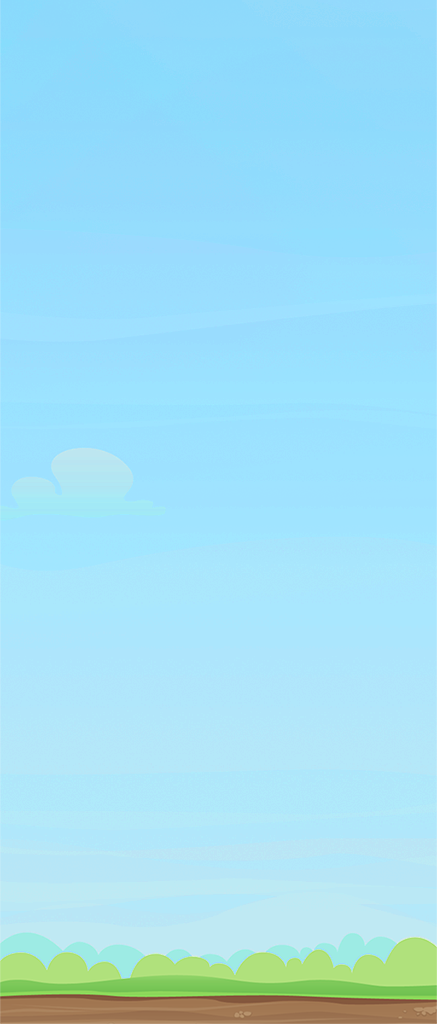
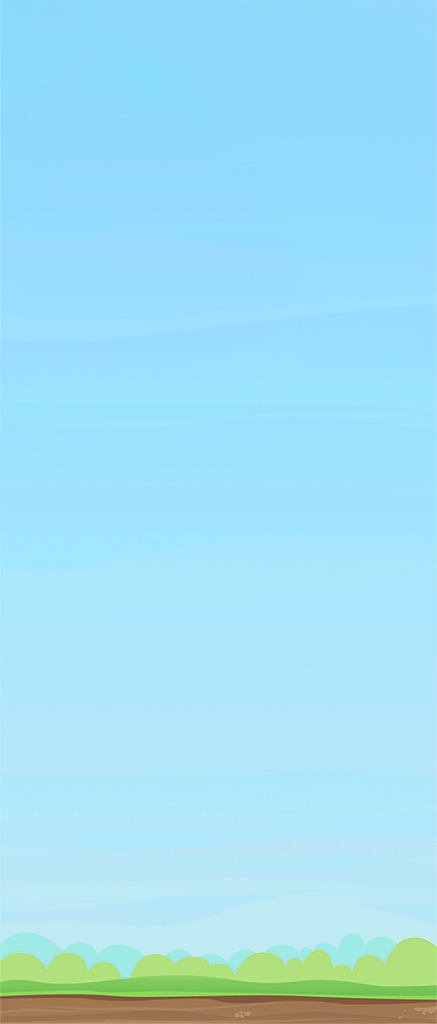
The second 437 × 1024 image is a revision of the first. Changes to its layers:
painted on "Bg" over [0, 434, 239, 533]
